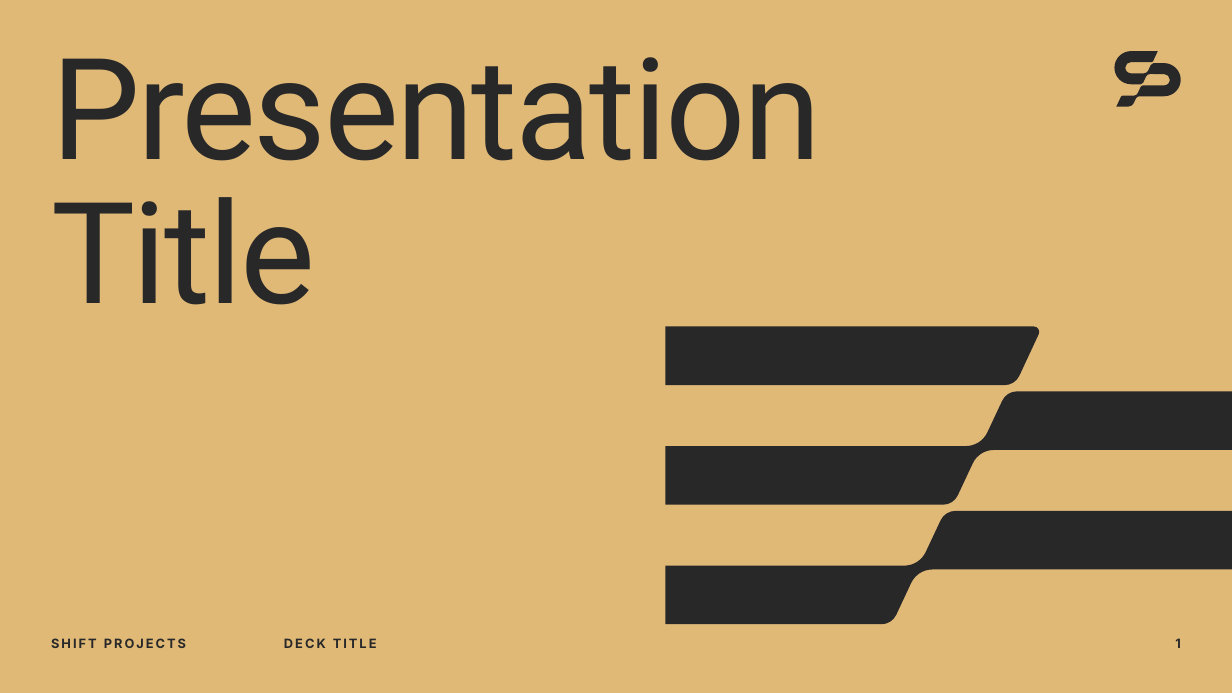
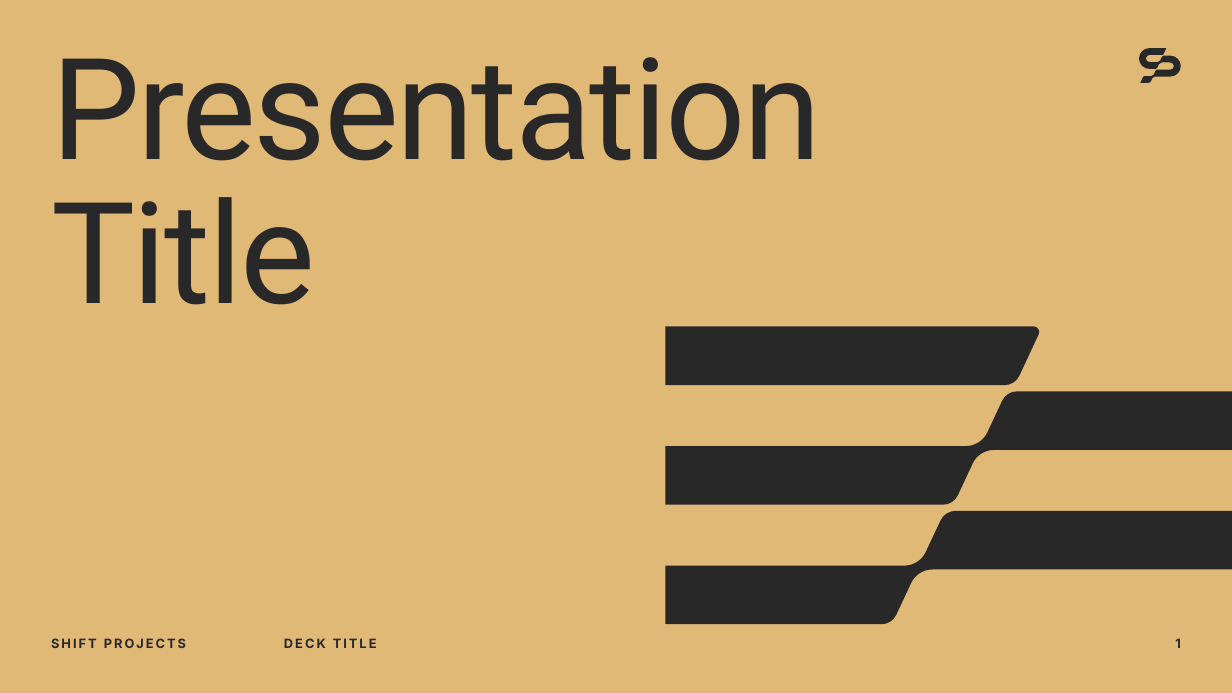
Before and after one commit to ColtonRhyason/frontend-slides, a slide deck: slide 1 of templates/Shift-Projects-Template.pptx. Drawn at 1232x693 pixels with LibreOffice and Linux fonts; fonts in the diff are those of the drawing. Boxes give left, top, right and bottom in pixels: in the first picture for what was removed or moved away, otherwise in the second. Text is boxed around its words. In the diff, an @@ line names an element or a change of style, - is before the commit and + after.

```diff
--- a/templates/Shift-Projects-Template.pptx
+++ b/templates/Shift-Projects-Template.pptx
@@ freeform shape removed at [1115,51,1181,106] @@
@@ freeform shape added at [1140,48,1181,83], fill #282829 @@
```
Also in this commit, not shown: 18 other slides changed, 5 other files.
